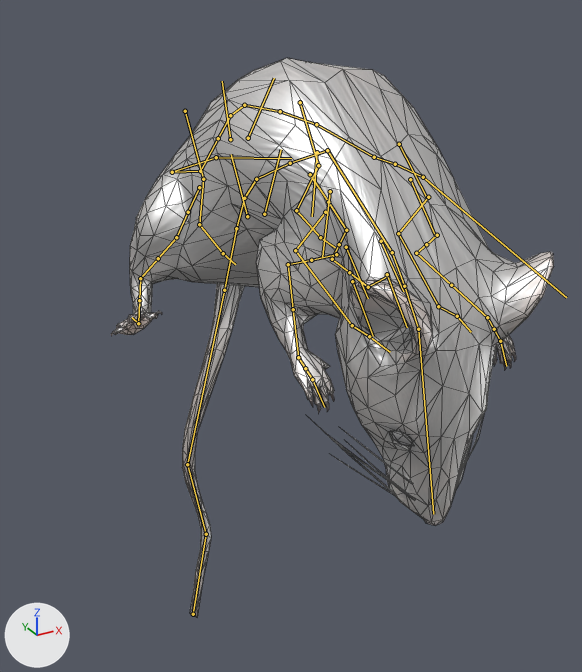
The Blender file vertex_animation_texture/Data/BlendFiles/mouse.blend, before and after one commit.
Before and after are seen from a 50 mm camera at (-0.707, -1.293, 0.496) aimed at (0.155, 0.274, -0.288). Lighting does not change. The marker at lower left points along +X, +Y and +Z. Both versions are drawn at frame 11 of the action 'Attack'; the numbers are the values there. The bones that bend it are drawn over the model as lines. Mesh edges are drawn as thin lines.

Names of what the first picture shows: 'Mouse'.
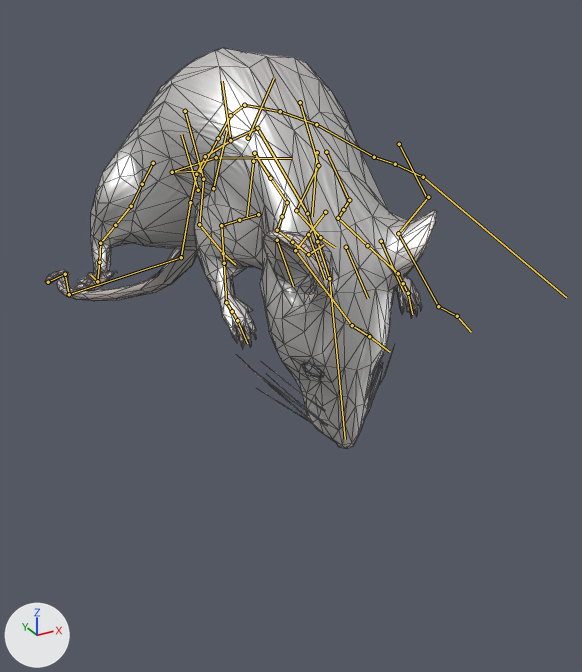
The change in detail:
Bone 'root' (bone_root) moves from (0.0, 0.0, 0.0) to (0.0, 0.259, 0.0).
Bone 'spine.002' (bone_spine_002) turns from (4, -3, 11) to (77, -27, -23) degrees about its own x, y and z.
Bone 'spine.001' (bone_spine_001) turns from (17, 19, 23) to (-47, 1, -3) degrees about its own x, y and z.

What differs and where, as boxes [x1, y1, x2, y2] in the pictures (582 x 672 px):
'Mouse', posed (11% narrower, 28% shorter)
    before: [111, 58, 554, 617]
    after: [45, 48, 437, 449]
